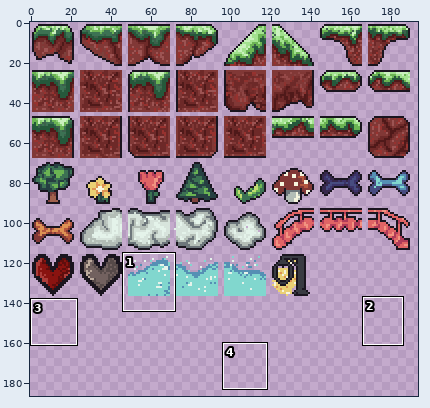
File history of a sprite sheet, Assets/Graphics/plataformas a.png. Above, an overview of the earlier version with the close-up marked.
Close-up. The starting point:
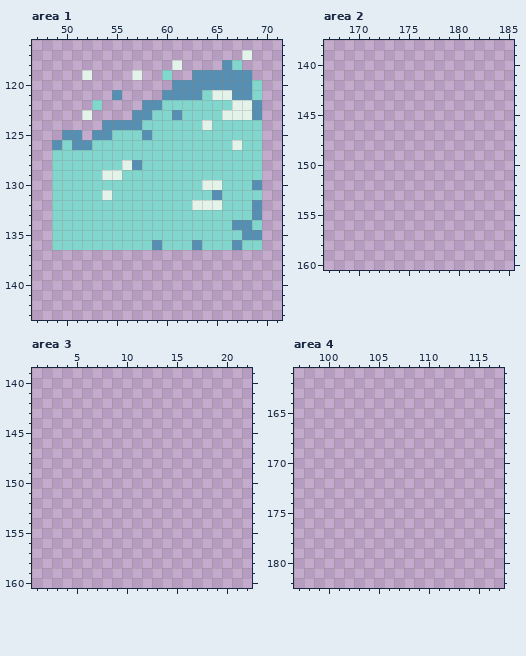
The file is 200x200 pixels. Pixels under 10% opacity are left out. Colours within 5 levels of each other are drawn and written as one. Shown: area 1: x 47..71, y 116..143; area 2: x 167..185, y 138..160; area 3: x 1..22, y 139..160; area 4: x 97..117, y 161..182. The wide view leaves out empty margins. The commit also changed other parts of the picture, which this record leaves out.
After:
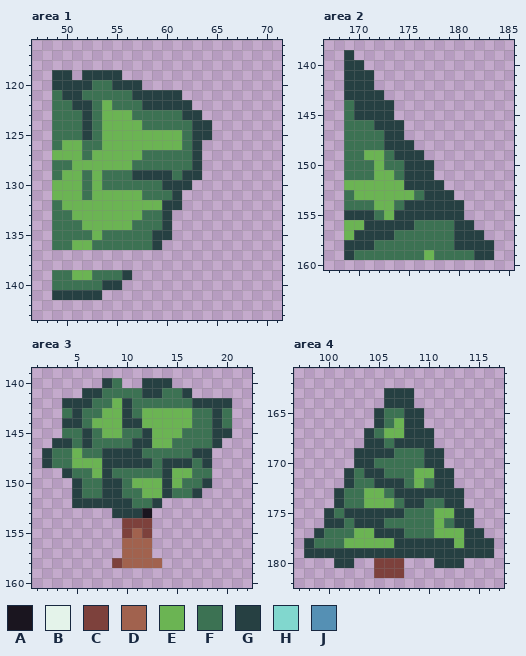
Palette (. is transparent): A #1a151f  B #e4f3ea  C #7d413c  D #a1624e  E #6bb453  F #3c7253  G #264042  H #81d7ce  J #5590b4
From old to new:
Area 1:
y 117: x 68 B -> .
y 118: x 61 B -> .; x 66..67 JH -> ..
y 119: x 49..50 .. -> GG; x 52..55 B... -> GGGG; x 57 B -> .; x 60 H -> .; x 63..68 JJJJJJ -> ......
y 120: x 49..57 ......... -> GGGGFFGGG; x 61..69 JJJJJJJJH -> .........
y 121: x 49..69 ......J....JJJJHBBJJH -> FGGFFFFFGGGGG........
y 122: x 49..69 ....H....JJHHHHHHHBBJ -> FFGGFEFFFGGGGG.......
y 123: x 49..69 ...B....JJHHJHHHHBBBJ -> FFFGFEEEFFFFFGG......
y 124: x 49..69 .....JJJJHHHHHHBHHHHH -> FFFGFEEEEFFFFFGG.....
y 125: x 49..69 .JJ.JJHHHJHHHHHHHHHHH -> FFFGFEEEEEEEEFGG.....
y 126: x 49..69 JHJJHHHHHHHHHHHHHHBHH -> FEEFFEEEEEEEEFG......
y 127: x 49..69 HHHHHHHHHHHHHHHHHHHHH -> EEEFEEEEEFFFFFG......
y 128: x 49..69 HHHHHHHBJHHHHHHHHHHHH -> FFEEEEEEFFFFFFG......
y 129: x 49..69 HHHHHBBHHHHHHHHHHHHHH -> FEEFEFFFGGGGFGG......
y 130: x 49..69 HHHHHHHHHHHHHHHBBHHHJ -> EEEFEFFFFFFGGG.......
y 131: x 49..69 HHHHHBHHHHHHHHHHJHHHH -> EEEFEEEEEFFFG........
y 132: x 49..69 HHHHHHHHHHHHHHBBBHHHJ -> FEEEEEEEEEEGG........
y 133: x 49..69 HHHHHHHHHHHHHHHHHHHHJ -> FFEEEEEEEFFG.........
y 134: x 49..69 HHHHHHHHHHHHHHHHHHJJH -> FFFEEEEEFFFG.........
y 135: x 49..69 HHHHHHHHHHHHHHHHHHHJJ -> FFFFEFFFFFGG.........
y 136: x 49..69 HHHHHHHHHHJHHHJHHHJHH -> FFEEFFFFFFG..........
y 139: x 49..56 ........ -> FFEEFFFG
y 140: x 49..55 ....... -> FFFFFGG
y 141: x 49..53 ..... -> GGGGG
Area 2:
y 139: x 169 . -> G
y 140: x 169..170 .. -> GG
y 141..142: x 169..171 ... -> GGG
y 143: x 169..172 .... -> GGGG
y 144..145: x 169..173 ..... -> FGGGG
y 146: x 169..174 ...... -> FFFGGG
y 147: x 169..174 ...... -> FFFFGG
y 148: x 169..175 ....... -> FFFFGGG
y 149: x 169..176 ........ -> FFEEFGGG
y 150: x 169..177 ......... -> FFFEFFGGG
y 151: x 169..177 ......... -> FFFEEFGGG
y 152: x 169..178 .......... -> EEEEEEGGGG
y 153: x 169..179 ........... -> FEEEEEEFGGG
y 154: x 169..180 ............ -> FFFEEFGGGGGG
y 155: x 169..180 ............ -> GGGFEGGGGGGG
y 156: x 169..181 ............. -> EEGGGGGFFFFGG
y 157: x 169..182 .............. -> EGGGGFFFFFFGGG
y 158: x 169..183 ............... -> GGGFFFFFFFFGGGG
y 159: x 169..183 ............... -> GFFFFFFFEFFFFGG
Area 3:
y 140: x 8..9 .. -> GF; x 12..14 ... -> GGG
y 141: x 6..16 ........... -> GGFFFFGGFFG
y 142: x 4..20 ................. -> GGGFFEGFFFFFFGGGG
y 143: x 4..20 ................. -> FGFFEEGFEEEEEFFGF
y 144: x 4..20 ................. -> GGFEEEGGEEEEEFFGF
y 145: x 4..20 ................. -> FFGFEEFFGEEEFFFGG
y 146: x 3..19 ................. -> GGFGFFFFGGEEFFFFG
y 147: x 2..18 ................. -> GFFEFFGGGGFFFFFGG
y 148: x 2..18 ................. -> GFFEEEGGGGGFGGGFG
y 149: x 4..18 ............... -> GFFEGFFFFFGEEFF
y 150: x 5..18 .............. -> GFFGGFEEEGEFFG
y 151: x 5..17 ............. -> GFFGGFFEEGFFG
y 152: x 5..13 ......... -> GGGGGGFFG
y 153: x 9..12 .... -> GGGA
y 154: x 10..12 ... -> CCC
y 155: x 10..12 ... -> CDC
y 156..157: x 10..12 ... -> DDD
y 158: x 9..13 ..... -> CDDDD
Area 4:
y 163..164: x 106..108 ... -> GGG
y 165: x 105..109 ..... -> GFFGG
y 166: x 105..109 ..... -> GFEGG
y 167: x 104..110 ....... -> GFEEGGG
y 168: x 104..110 ....... -> GGFGGGG
y 169: x 103..111 ......... -> GGGGFFFGG
y 170: x 103..111 ......... -> GGFFFFFGG
y 171: x 102..112 ........... -> GFGGFFFEEGG
y 172: x 102..112 ........... -> GFFGGGFEFGG
y 173: x 101..113 ............. -> GFFEEFGGGGGGG
y 174: x 101..113 ............. -> GFFEEEFGGFFGG
y 175: x 100..114 ............... -> GFGGGGGGFFFEEGG
y 176: x 100..114 ............... -> GGFGGGFFFFFEFGG
y 177: x 99..115 ................. -> GFFFEEGGGFFFEEEGG
y 178: x 98..116 ................... -> GFFFEEEEEGGGGGGEGGG
y 179: x 98..116 ................... -> GGGGGGGGGGGGGGGGGGG
y 180: x 101..102 .. -> GG; x 105..107 ... -> CCC; x 111..113 ... -> GGG
y 181: x 105..107 ... -> CCC
